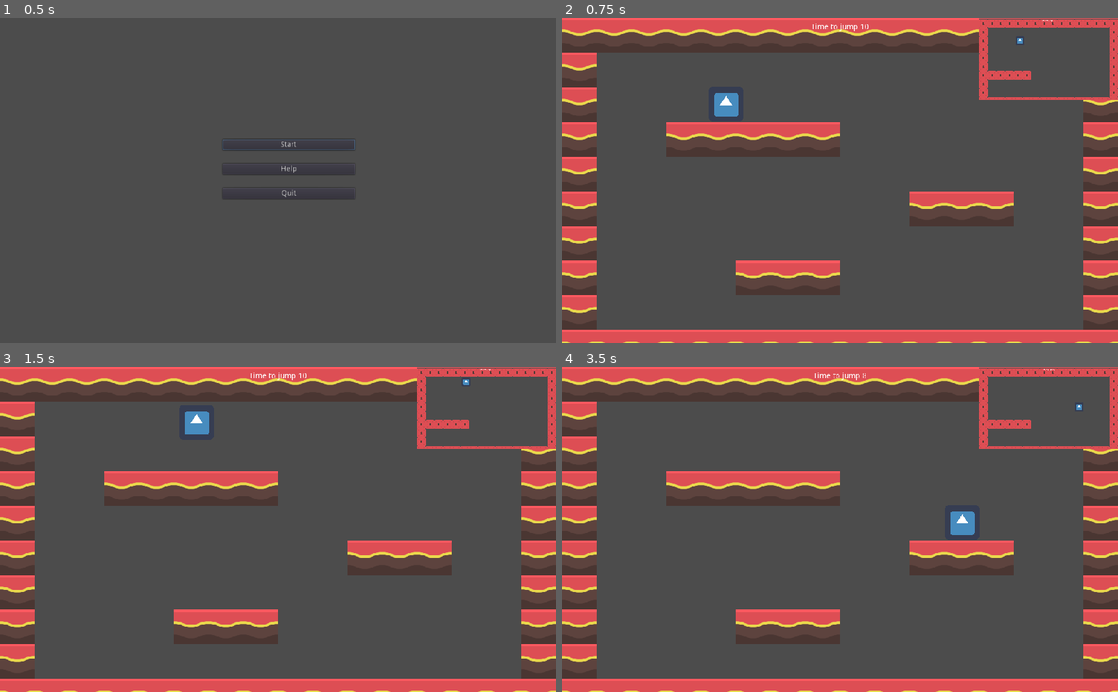
Above: before the commit, frames 1-4 (two rows, left to right).
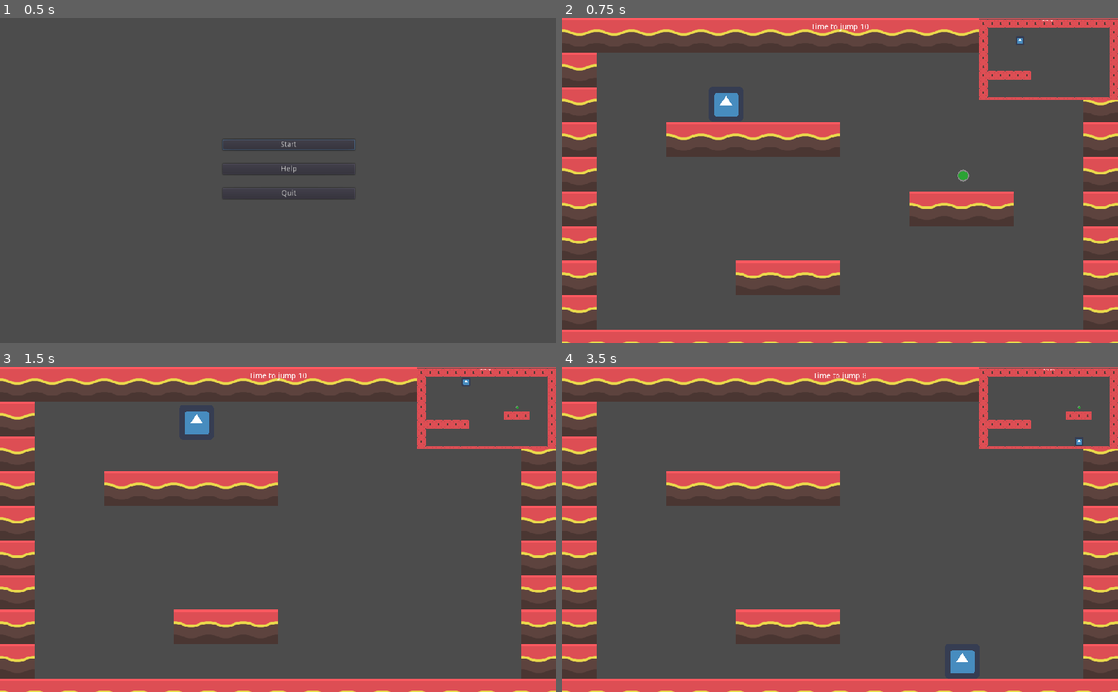
Above: after the commit, the same moments.

Repository: DanCorder/LudumDare51
Game: Godot game, scene res://Menu.tscn
The game is run twice, just before and just after one commit, with the same random seed, the same clock (stepped at 60 frames per second) and the same inputs. The engine's default icon, where the game draws it, is replaced by a stand-in: a white triangle on a blue panel in a dark square. Sound files missing from this copy of the repository are replaced by a short silence.
Inputs:
- Up to frame 1 (0.5 s): no input
- Up to frame 2 (0.75 s): click "Start" at 0.5 s
- Up to frame 3 (1.5 s): tap Enter at 1.25 s; hold D (move_right) from 1.28 s (still down); hold Space (jump) from 1.28 s (still down)
- Up to frame 4 (3.5 s): release D (move_right) at 2.03 s; release Space (jump) at 2.03 s; hold S (move_down) 2.03-2.78 s; tap Space (jump) at 2.1, 2.27, 2.57 s; hold D (move_right) from 2.78 s (still down); hold Space (jump) from 2.78 s (still down)

Frame 1 is identical in both runs. In frame 2, less than 0.1% of the frame differs, in the area x 71-74%, y 46-51%; in frame 3, 1.5%; in frame 4, 2.2%, in the area x 62-96%, y 11-95%.

Commit message:
Add platform switch that triggers on jump

Diff:
--- a/CharacterController.gd
+++ b/CharacterController.gd
@@ -23,12 +23,25 @@
 var tile_shape;
 var collidable_container;
 
+var tilemaps = [];
+
 func _ready():
 	collidable_container = get_parent().get_node("level1");
 	tile_shape = collidable_container.shape_owner_get_shape(0, 0);
+	tilemaps = get_tilemap_children(collidable_container)
+
+func get_tilemap_children(parent_node):
+	var children = parent_node.get_children();
+	var tilemap_children = [];
+
+	for child in children:
+		if (child is TileMap):
+			tilemap_children.append(child);
+
+	return tilemap_children;
 
 func is_colliding_with_collidable():
-	for tilemap in collidable_container.get_children():
+	for tilemap in tilemaps:
 		for tile_pos in tilemap.get_used_cells():
 			if get_child(0).shape.collide(transform, tile_shape, Transform2D(0.0, tile_pos * tilemap.cell_size)):
 				return true;
@@ -36,7 +49,7 @@
 	return false;
 
 func is_grounded():
-	for tilemap in collidable_container.get_children():
+	for tilemap in tilemaps:
 		for tile_pos in tilemap.get_used_cells():
 			if get_child(0).shape.collide_with_motion(transform, Vector2.DOWN, tile_shape, Transform2D(0.0, tile_pos * tilemap.cell_size), Vector2.ZERO):
 				coyote_timer = COYOTE_BUFFER_DURATION;
--- /dev/null
+++ b/Switch.gd
@@ -0,0 +1,88 @@
+extends Area2D
+
+export var platform_coords : Array;
+export var origin_tilemap_name : String;
+export var origin_tiles_index: int;
+export var destination_tilemap_name : String;
+export var destination_tiles_index: int;
+export var teleportation_vector : Vector2;
+export var cell_height_pixels :  int;
+export var can_teleport_only_once : bool;
+export var also_teleport_switch : bool;
+
+var origin_tilemap : TileMap;
+var destination_tilemap : TileMap;
+var is_at_origin_tilemap : bool;
+var switch_teleportation_vector : Vector2;
+
+var SWITCH_OFF_TEXTURE = preload("res://switch_off.png");
+
+
+func _ready():
+	origin_tilemap = get_sibling_node(origin_tilemap_name);
+	destination_tilemap = get_sibling_node(destination_tilemap_name);
+	is_at_origin_tilemap = true;
+	switch_teleportation_vector = cell_height_pixels * teleportation_vector;
+
+func _process(_delta):
+	var jump_pressed = Input.is_action_just_pressed("jump")
+	if (jump_pressed && is_allowed_to_teleport()):
+		teleport_platform();
+		if (also_teleport_switch):
+			teleport_switch();
+		update_tilemaps_collision_area();
+		update_platform_location_tracker();
+		update_switch_ui();
+
+func is_allowed_to_teleport():
+	return !can_teleport_only_once || (can_teleport_only_once && is_at_origin_tilemap)
+
+func get_sibling_node(sibling_name):
+	return get_parent().get_node(sibling_name);
+
+func update_tilemaps_collision_area():
+	origin_tilemap.update_dirty_quadrants();
+	destination_tilemap.update_dirty_quadrants();
+
+func update_switch_ui():
+	if (!is_allowed_to_teleport()):
+		get_node("Sprite").set_texture(SWITCH_OFF_TEXTURE);
+
+func update_platform_location_tracker():
+	is_at_origin_tilemap = !is_at_origin_tilemap;
+
+func teleport_platform():
+	for cell in platform_coords:
+		teleport_cell(cell);
+
+func teleport_switch():
+	if (is_at_origin_tilemap):
+		teleport_switch_to_destination();
+	else:
+		teleport_switch_to_origin();
+
+func teleport_switch_to_destination():
+	position += switch_teleportation_vector;
+
+func teleport_switch_to_origin():
+	position -= switch_teleportation_vector;
+
+func teleport_cell(cell):
+	if (is_at_origin_tilemap):
+		teleport_cell_to_destination(cell);
+	else:
+		teleport_cell_to_origin(cell);
+
+func teleport_cell_to_destination(cell):
+	delete_cell_from_tilemap(cell, origin_tilemap);
+	add_cell_to_tilemap(cell, destination_tilemap, destination_tiles_index, teleportation_vector);
+
+func teleport_cell_to_origin(cell):
+	add_cell_to_tilemap(cell, origin_tilemap, origin_tiles_index);
+	delete_cell_from_tilemap(cell, destination_tilemap, teleportation_vector);
+
+func delete_cell_from_tilemap(cell, tilemap, offset_vector = Vector2(0,0)):
+	tilemap.set_cell(cell.x + offset_vector.x, cell.y + offset_vector.y, -1);
+
+func add_cell_to_tilemap(cell, tilemap, tile_index, offset_vector = Vector2(0,0)):
+	tilemap.set_cell(cell.x + offset_vector.x, cell.y + offset_vector.y, tile_index);
--- a/level1.tscn
+++ b/level1.tscn
@@ -1,7 +1,12 @@
-[gd_scene load_steps=15 format=2]
+[gd_scene load_steps=18 format=2]
 
 [ext_resource path="res://tilesheet.png" type="Texture" id=1]
 [ext_resource path="res://spritesheet_complete.png" type="Texture" id=2]
+[ext_resource path="res://Switch.gd" type="Script" id=3]
+[ext_resource path="res://switch_on.png" type="Texture" id=4]
+
+[sub_resource type="RectangleShape2D" id=15]
+extents = Vector2( 32.75, 28.75 )
 
 [sub_resource type="ConvexPolygonShape2D" id=2]
 points = PoolVector2Array( 0, 0, 64, 0, 64, 64, 0, 64 )
@@ -296,6 +301,26 @@
 
 [node name="level1" type="Area2D"]
 
+[node name="Switch" type="Area2D" parent="."]
+position = Vector2( 711, 274 )
+script = ExtResource( 3 )
+platform_coords = [ Vector2( 10, 5 ), Vector2( 11, 5 ), Vector2( 12, 5 ) ]
+origin_tilemap_name = "Happy"
+origin_tiles_index = 2
+destination_tilemap_name = "Sad"
+teleportation_vector = Vector2( 0, 11 )
+cell_height_pixels = 64
+also_teleport_switch = true
+
+[node name="CollisionShape2D" type="CollisionShape2D" parent="Switch"]
+position = Vector2( 28, 17 )
+shape = SubResource( 15 )
+
+[node name="Sprite" type="Sprite" parent="Switch"]
+position = Vector2( 28, 17 )
+scale = Vector2( 0.0644188, 0.0636029 )
+texture = ExtResource( 4 )
+
 [node name="Happy" type="TileMap" parent="."]
 tile_set = SubResource( 13 )
 collision_use_parent = true
Binary file added: switch_off.png
Not shown, added: switch_off.png.import
Binary file added: switch_on.png
Not shown, added: switch_on.png.import
